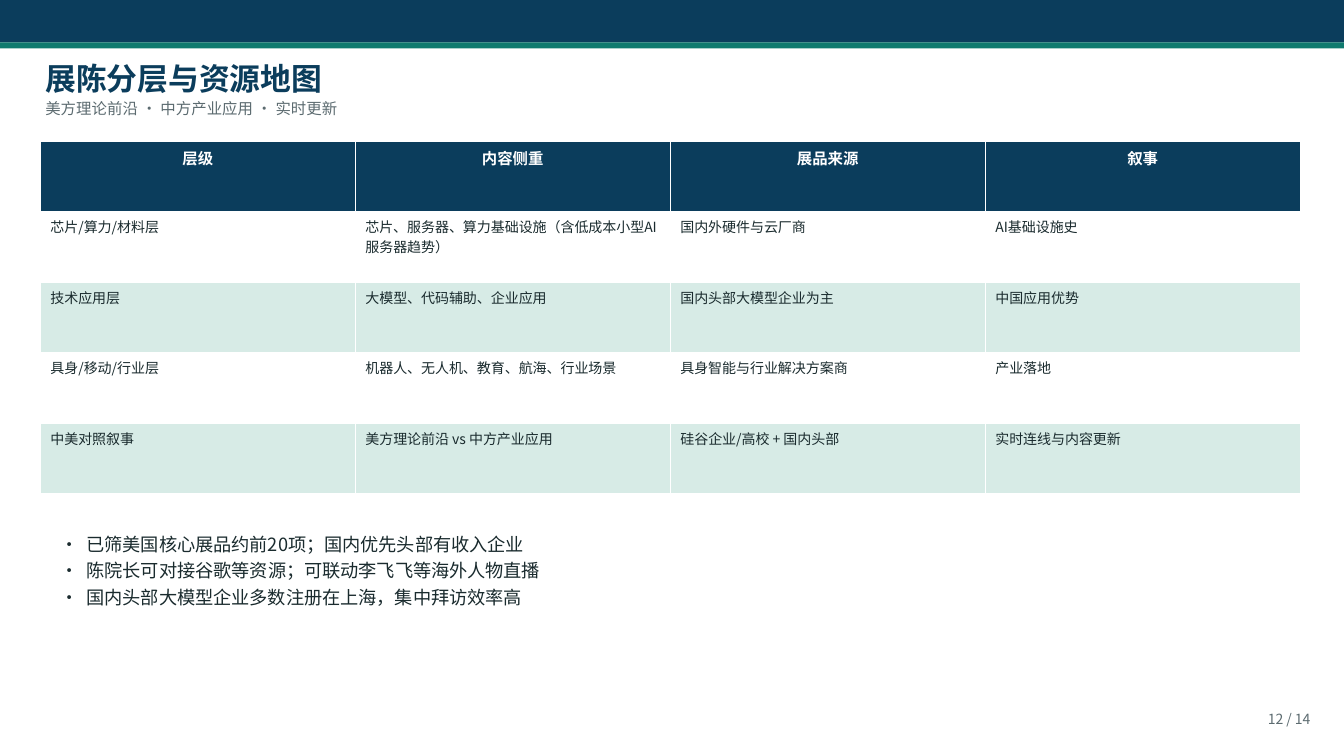
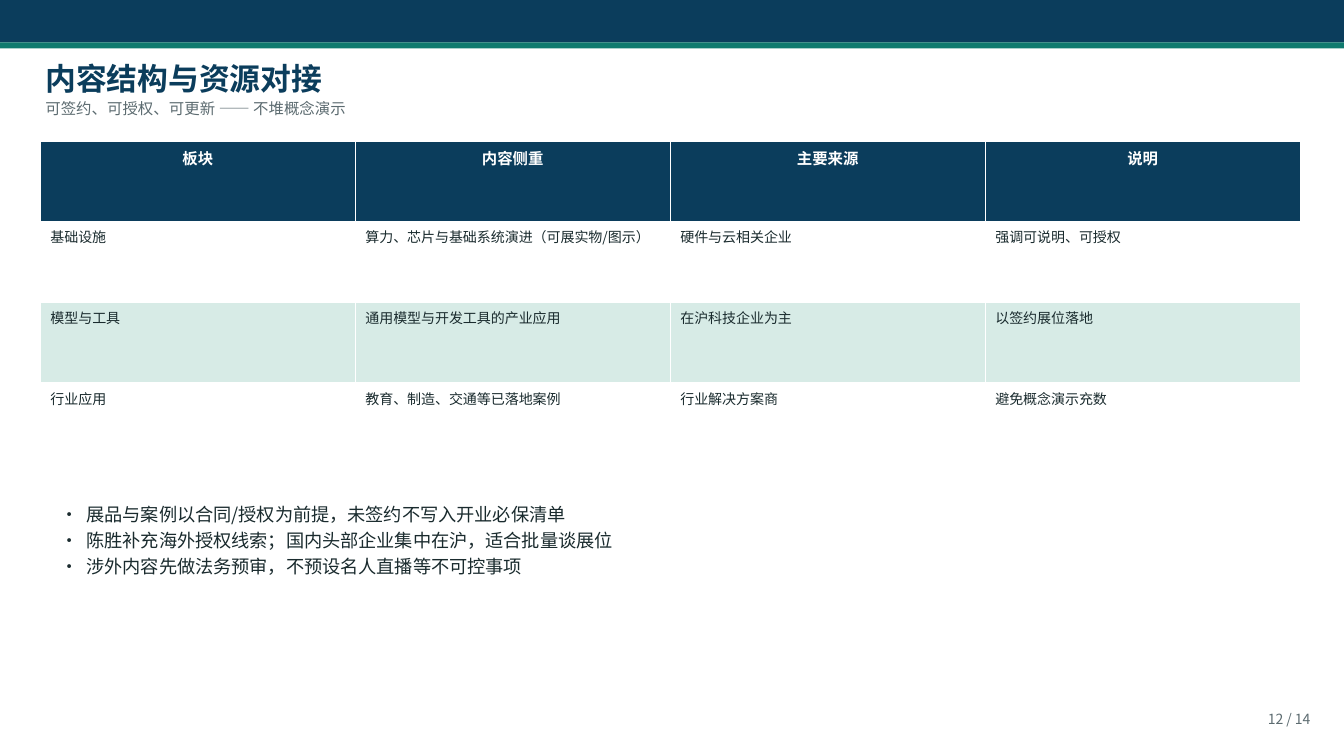
Before and after one commit to hujigang2010-maker/AIDEN, a slide deck: slide 12 of deliverables/上海AI博物馆_可执行落地方案.pptx. Drawn at 1344x756 pixels with LibreOffice and Linux fonts; fonts in the diff are those of the drawing. Boxes give left, top, right and bottom in pixels: in the first picture for what was removed or moved away, otherwise in the second. Text is boxed around its words. In the diff, an @@ line names an element or a change of style, - is before the commit and + after.

```diff
--- a/deliverables/上海AI博物馆_可执行落地方案.pptx
+++ b/deliverables/上海AI博物馆_可执行落地方案.pptx
@@ text at bbox=[45, 63, 322, 93]: text changed @@
-展陈分层与资源地图
+内容结构与资源对接
@@ text at bbox=[45, 101, 346, 115]: text changed @@
-美方理论前沿 · 中方产业应用 · 实时更新
+可签约、可授权、可更新 —— 不堆概念演示
@@ table at bbox=[40, 141, 1299, 464] @@
-row 1: 层级 | 内容侧重 | 展品来源 | 叙事
-row 2: 芯片/算力/材料层 | 芯片、服务器、算力基础设施（含低成本小型AI服务器趋势） | 国内外硬件与云厂商 | AI基础设施史
-row 3: 技术应用层 | 大模型、代码辅助、企业应用 | 国内头部大模型企业为主 | 中国应用优势
-row 4: 具身/移动/行业层 | 机器人、无人机、教育、航海、行业场景 | 具身智能与行业解决方案商 | 产业落地
-row 5: 中美对照叙事 | 美方理论前沿 vs 中方产业应用 | 硅谷企业/高校 + 国内头部 | 实时连线与内容更新
+row 1: 板块 | 内容侧重 | 主要来源 | 说明
+row 2: 基础设施 | 算力、芯片与基础系统演进（可展实物/图示） | 硬件与云相关企业 | 强调可说明、可授权
+row 3: 模型与工具 | 通用模型与开发工具的产业应用 | 在沪科技企业为主 | 以签约展位落地
+row 4: 行业应用 | 教育、制造、交通等已落地案例 | 行业解决方案商 | 避免概念演示充数
@@ text at bbox=[87, 505, 613, 575]: text changed @@
-• 已筛美国核心展品约前20项；国内优先头部有收入企业
-• 陈院长可对接谷歌等资源；可联动李飞飞等海外人物直播
-• 国内头部大模型企业多数注册在上海，集中拜访效率高
+• 展品与案例以合同/授权为前提，未签约不写入开业必保清单
+• 陈胜补充海外授权线索；国内头部企业集中在沪，适合批量谈展位
+• 涉外内容先做法务预审，不预设名人直播等不可控事项
```
Also in this commit, not shown: 13 other slides changed, 7 other files.
